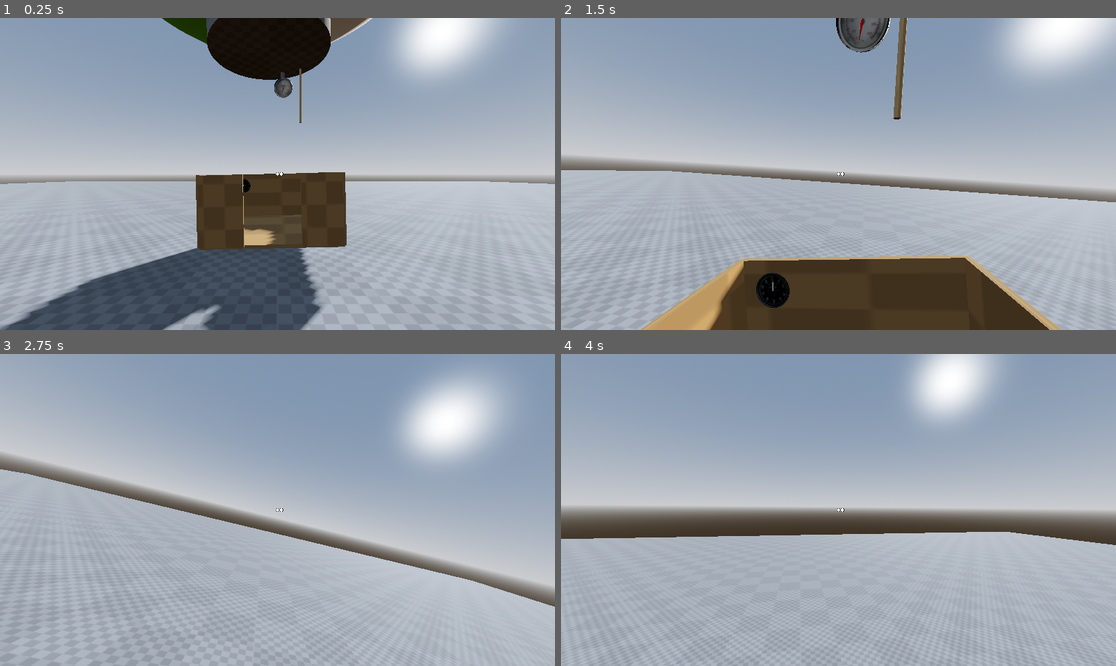
Above: before the commit, frames 1-4 (two rows, left to right).
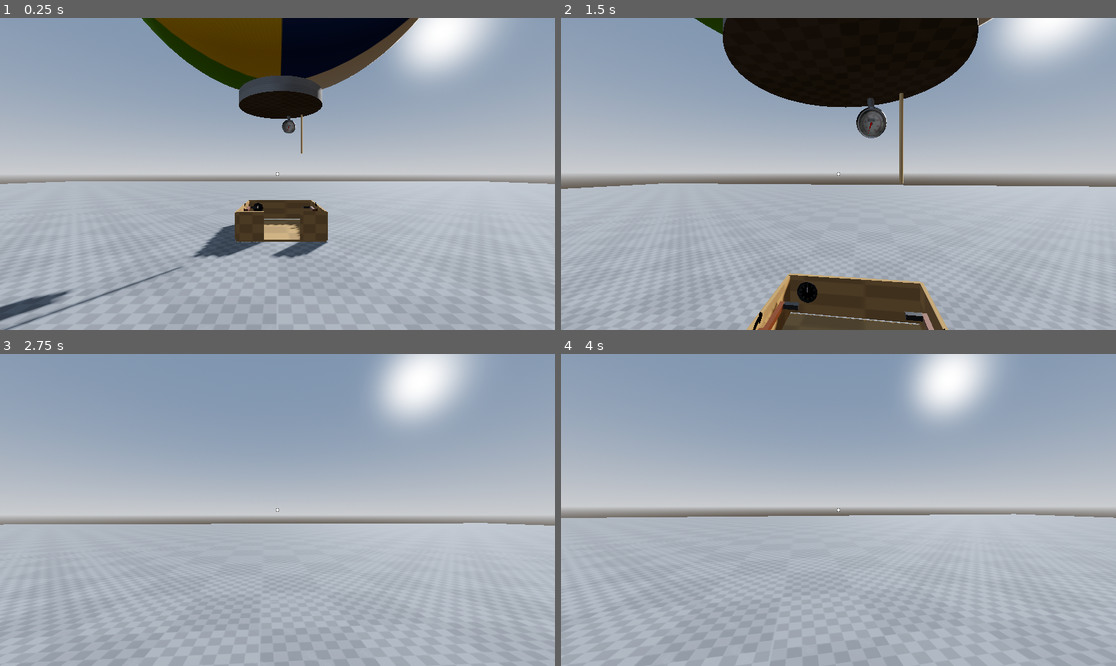
Above: after the commit, the same moments.

Repository: MagmaC4/Envelope
Game: Godot game, scene res://Scenes/master.tscn
Same seed, same stepped clock (60 frames per second), same inputs: the game is played once before the commit and once after it.
Inputs (mouse positions are in pixels of both pictures, inside the frame that each line leads up to):
- Up to frame 1 (0.25 s): no input
- Up to frame 2 (1.5 s): move the mouse to (866, 174) at 0.52 s; press the mouse at (866, 174) at 0.53 s; hold W (move_forward) from 0.53 s (still down); tap Space (move_jump) at 0.77 s; move the mouse to (810, 174) at 1.27 s; release the mouse at (810, 174) at 1.28 s; tap Shift (sprint) at 1.35 s
- Up to frame 3 (2.75 s): keep holding W (move_forward); tap Space (move_jump) at 1.52 s; move the mouse to (288, 503) at 2.02 s; press the mouse at (288, 503) at 2.03 s
- Up to frame 4 (4 s): keep holding W (move_forward); move the mouse to (832, 516) at 2.77 s; release the mouse at (832, 516) at 2.78 s; tap Shift (sprint) at 2.85 s; tap Space (move_jump) at 3.02, 3.77 s; move the mouse to (877, 513) at 3.52 s; press the mouse at (877, 513) at 3.53 s

The runs differ from the first frame. In frame 1, 24% of the frame differs, in the area x 0-76%, y 0-100%; in frame 2, 29%, in the area x 0-100%, y 0-100%; in frame 3, 21%; in frame 4, 7.4%.

Commit message:
fix vehicle import

Diff:
--- a/Scenes/master.tscn
+++ b/Scenes/master.tscn
@@ -3,10 +3,9 @@
 [ext_resource type="Material" uid="uid://m8326m50smh5" path="res://Assets/Materials/test_grid_gray.tres" id="1_dla66"]
 [ext_resource type="PackedScene" uid="uid://dkxgf5ykudbxe" path="res://Scenes/player.tscn" id="2_ui57x"]
 [ext_resource type="PackedScene" uid="uid://ymqqkd6ygbrp" path="res://Scenes/player_twin.tscn" id="3_et0fo"]
-[ext_resource type="PackedScene" uid="uid://bexei880yacly" path="res://Scenes/balloon_vehicle.tscn" id="3_ui57x"]
 [ext_resource type="PackedScene" uid="uid://cwvqpd34u8etg" path="res://Scenes/crank.tscn" id="5_et0fo"]
-[ext_resource type="PackedScene" uid="uid://bq3efham7nrqb" path="res://Scenes/balloon_vehicle_phys.tscn" id="6_selfg"]
 [ext_resource type="PackedScene" uid="uid://bb3tq1pjqb0ab" path="res://Scenes/UI.tscn" id="6_selfg"]
+[ext_resource type="PackedScene" uid="uid://bq3efham7nrqb" path="res://Scenes/balloon_vehicle_phys.tscn" id="7_tdhcf"]
 
 [sub_resource type="ProceduralSkyMaterial" id="ProceduralSkyMaterial_dla66"]
 sky_horizon_color = Color(0.66224277, 0.6717428, 0.6867428, 1)
@@ -32,6 +31,8 @@
 
 [node name="Master" type="Node3D" unique_id=925668592]
 
+[node name="UI" parent="." unique_id=749720162 instance=ExtResource("6_selfg")]
+
 [node name="WorldEnvironment" type="WorldEnvironment" parent="." unique_id=1096933158]
 environment = SubResource("Environment_2xxif")
 
@@ -45,8 +46,8 @@
 
 [node name="PlayerTwin" parent="." unique_id=41360756 instance=ExtResource("3_et0fo")]
 
-[node name="BalloonVehicle" parent="." unique_id=58244521 instance=ExtResource("3_ui57x")]
-transform = Transform3D(1, 0, 0, 0, 1, 0, 0, 0, 1, -0.07545018, 0.5049819, -3.787043)
+[node name="PhysicsBalloonVehicle" parent="." unique_id=111051409 instance=ExtResource("7_tdhcf")]
+transform = Transform3D(1, 0, 0, 0, 1, 0, 0, 0, 1, 0.08166313, 0.025, -5.4867487)
 
 [node name="Environment" type="Node3D" parent="." unique_id=1017786431]
 
@@ -68,8 +69,3 @@
 [node name="Crank" parent="Environment" unique_id=1887970496 instance=ExtResource("5_et0fo")]
 transform = Transform3D(0.31617248, 0, 0, 0, 0.31617248, 0, 0, 0, 0.31617248, -12.229397, 1.9744546, -5.3874636)
 on_left = true
-
-[node name="PhysicsBalloonVehicle" parent="." unique_id=111051409 instance=ExtResource("6_selfg")]
-transform = Transform3D(1, 0, 0, 0, 1, 0, 0, 0, 1, 8.316162, 0, -5.445656)
-
-[node name="UI" parent="." unique_id=749720162 instance=ExtResource("6_selfg")]
